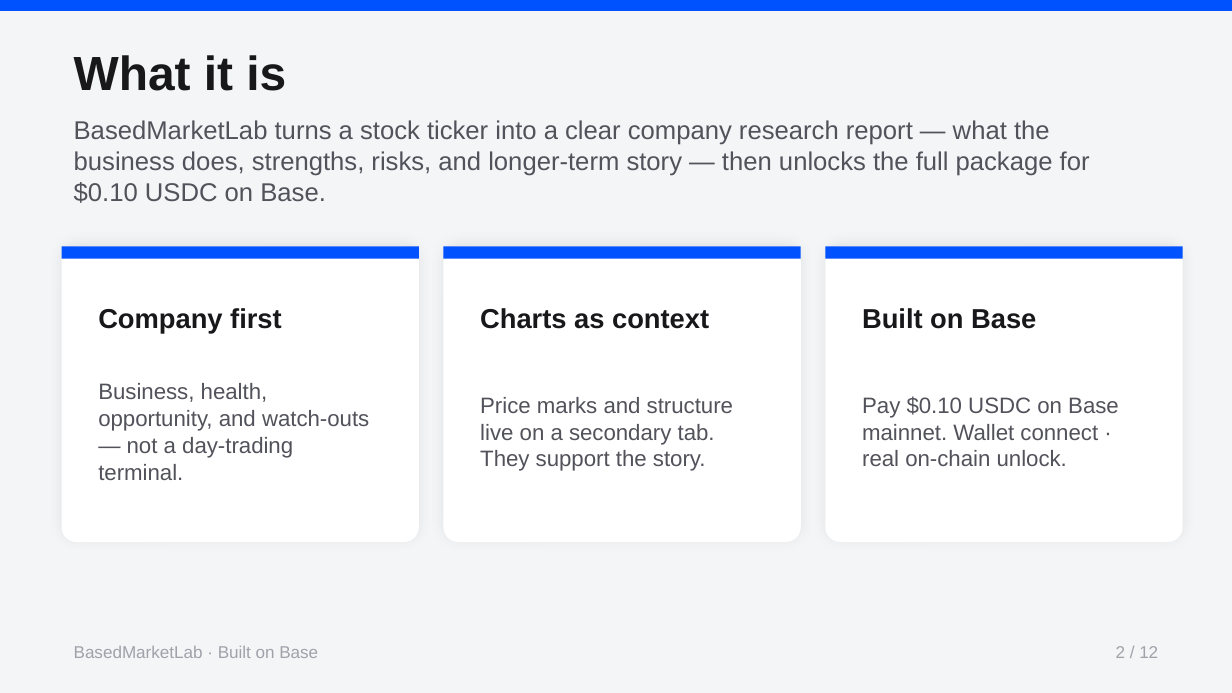
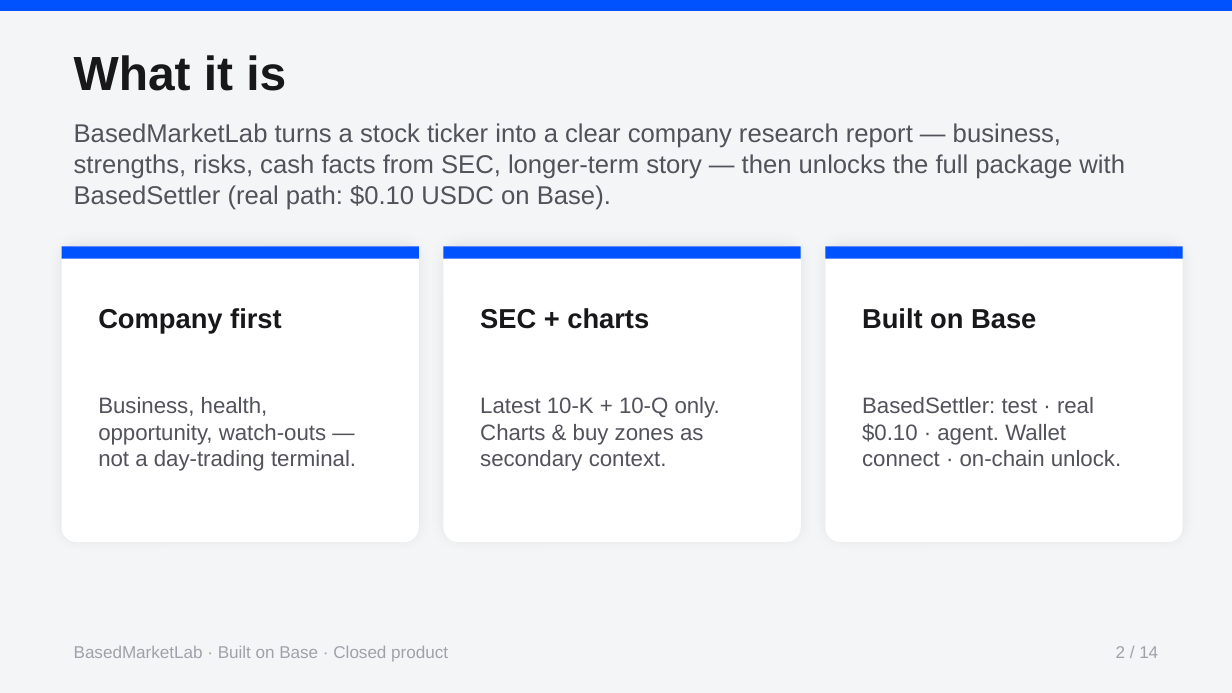
Before and after one commit to ikwo2x-ui/BasedCenter-site, a slide deck: slide 2 of presentations/BasedMarketLab-How-It-Works.pptx. Drawn at 1232x693 pixels with LibreOffice and Linux fonts; fonts in the diff are those of the drawing. Boxes give left, top, right and bottom in pixels: in the first picture for what was removed or moved away, otherwise in the second. Text is boxed around its words. In the diff, an @@ line names an element or a change of style, - is before the commit and + after.

Commit message:
Point live app to Vercel HTTPS; refresh BasedMarketLab deck ($0.10 USDC).
GitHub Pages is presentations + public front door only. Product source stays closed.

```diff
--- a/presentations/BasedMarketLab-How-It-Works.pptx
+++ b/presentations/BasedMarketLab-How-It-Works.pptx
@@ text at <box>74,123,1125,210</box>: text changed @@
-BasedMarketLab turns a stock ticker into a clear company research report — what the business does, strengths, risks, and longer-term story — then unlocks the full package for $0.10 USDC on Base.
+BasedMarketLab turns a stock ticker into a clear company research report — business, strengths, risks, cash facts from SEC, longer-term story — then unlocks the full package with BasedSettler (real path: $0.10 USDC on Base).
@@ text at <box>480,308,649,329</box>: text changed @@
-Charts as context
+SEC + charts
@@ text at <box>98,397,356,471</box>: text changed @@
-Business, health, opportunity, and watch-outs — not a day-trading terminal.
+Business, health, opportunity, watch-outs — not a day-trading terminal.
@@ text at <box>480,397,720,471</box>: text changed @@
-Price marks and structure live on a secondary tab. They support the story.
+Latest 10-K + 10-Q only. Charts & buy zones as secondary context.
@@ text at <box>862,397,1121,466</box>: text changed @@
-Pay $0.10 USDC on Base mainnet. Wallet connect · real on-chain unlock.
+BasedSettler: test · real $0.10 · agent. Wallet connect · on-chain unlock.
@@ text at <box>74,646,448,661</box>: text changed @@
-BasedMarketLab · Built on Base
+BasedMarketLab · Built on Base · Closed product
@@ text at <box>1116,646,1158,658</box>: text changed @@
-2 / 12
+2 / 14
```
Also in this commit, not shown: 9 other slides changed, 4 slides added, 2 slides removed, 4 other files.
